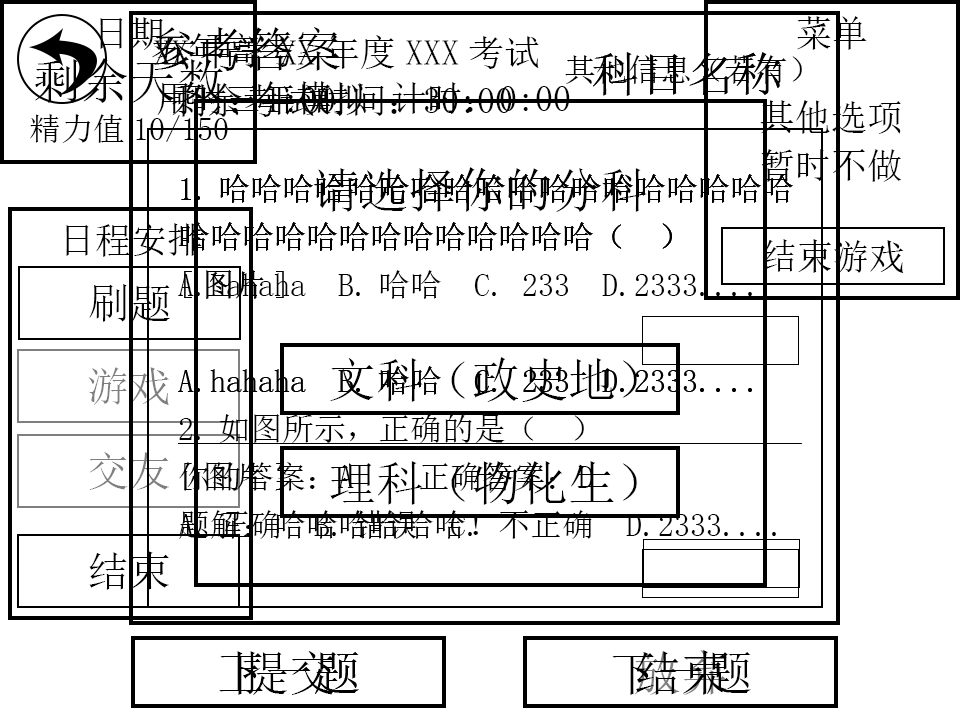
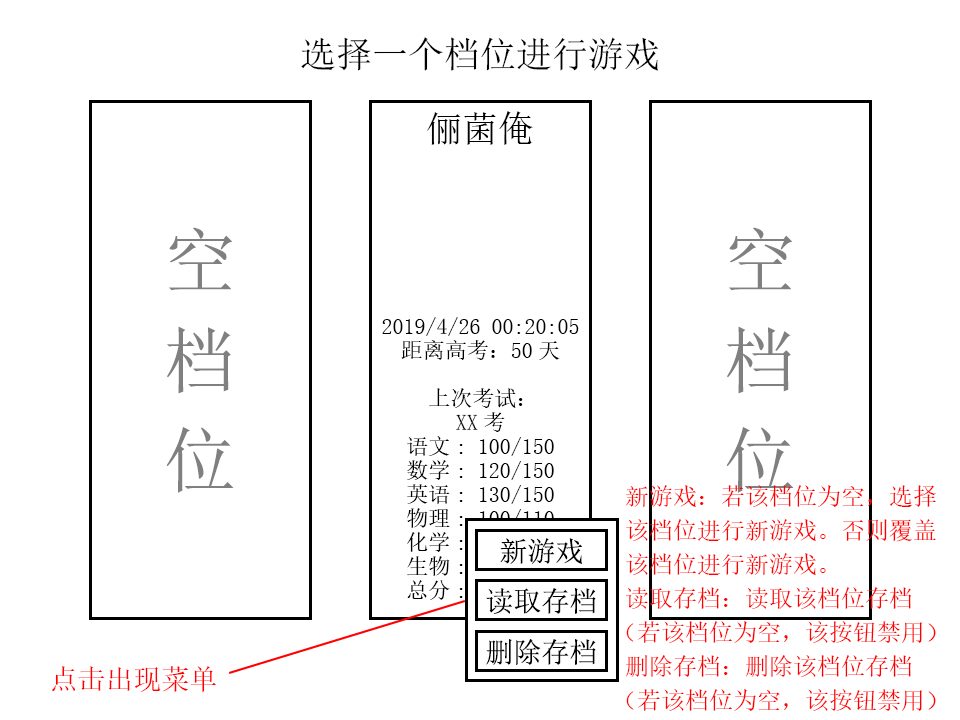
Layer changes from the first 960 x 720 image to the second:
added group "存档界面注释" with 3 layers in group "注释" over (x1=52, y1=485, x2=936, y2=711)
added layer "新游戏：若该档位为空，选择 该档位进行新游戏。否则覆盖 该档位进行新游戏。 读取存档：读取该档位存档 （若该档位为空，该按钮禁" in group "存档界面注释" over (x1=626, y1=485, x2=936, y2=711)
added group "存档界面" with 24 layers above "分科选择界面" over (x1=89, y1=37, x2=872, y2=682)
added group "点击菜单" with 10 layers in group "存档界面" over (x1=465, y1=518, x2=619, y2=682)
added layer "矩形 10" in group "点击菜单" over (x1=465, y1=518, x2=619, y2=682)
added group "提示文本" with 5 layers in group "存档界面" over (x1=301, y1=37, x2=872, y2=620)
added group "档位 副本" with 2 layers in group "提示文本" over (x1=649, y1=100, x2=872, y2=620)
added layer "空 档 位" (1st of 2, in "存档界面" › "提示文本" › "档位 副本") in group "档位 副本" over (x1=726, y1=227, x2=794, y2=493)
added layer "矩形 10 副本 2" (1st of 2, in "存档界面" › "提示文本" › "档位 副本") in group "档位 副本" over (x1=649, y1=100, x2=872, y2=620)
added group "档位" (1st of 2, in "存档界面") with 3 layers in group "存档界面" over (x1=369, y1=103, x2=592, y2=620)
added layer "2019/4/26 00:20:05 距离高考：50天 上次考试： XX考 语文: 100/150 数学: 120/150" in group "档位" over (x1=382, y1=317, x2=579, y2=600)
added layer "矩形 10 副本 3" in group "档位" over (x1=369, y1=103, x2=592, y2=620)
added group "档位" (2nd of 2, in "存档界面") with 2 layers in group "存档界面" over (x1=89, y1=100, x2=312, y2=620)
added layer "空 档 位" (2nd of 2, in "存档界面" › "档位") in group "档位" over (x1=166, y1=227, x2=234, y2=493)
added layer "矩形 10 副本 2" (2nd of 2, in "存档界面" › "档位") in group "档位" over (x1=89, y1=100, x2=312, y2=620)
hid group "分科选择界面" (8 layers) over (x1=194, y1=99, x2=767, y2=587)
hid group "主界面" (30 layers) over (x1=0, y1=0, x2=960, y2=620)
hid group "展开" (6 layers) over (x1=704, y1=0, x2=960, y2=300)
hid group "考试试卷框" (15 layers) over (x1=129, y1=11, x2=840, y2=708)
hid group "题解显示框" (17 layers) over (x1=17, y1=11, x2=840, y2=708)
hid group "题目显示框" (16 layers) over (x1=129, y1=11, x2=840, y2=708)
…and 13 more changes (13 added)
